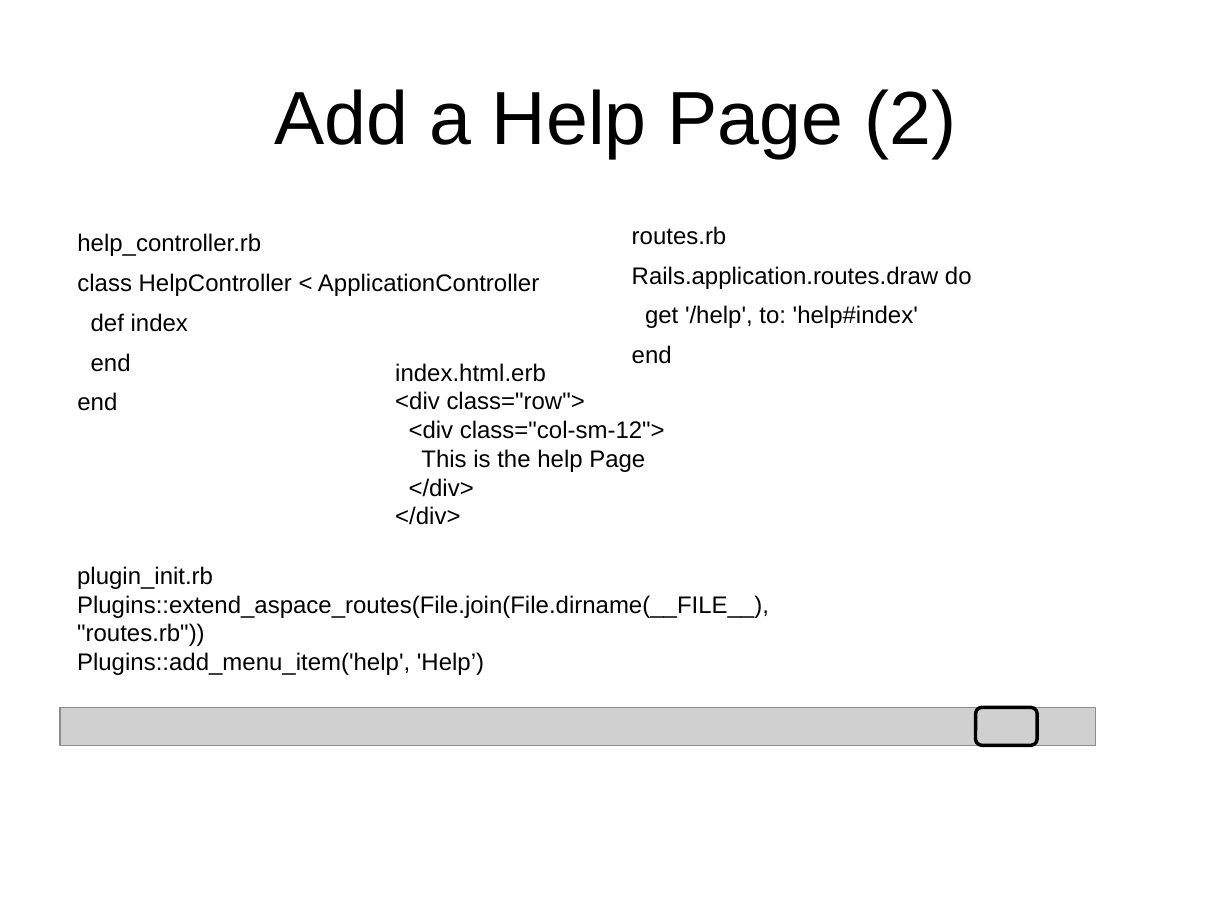
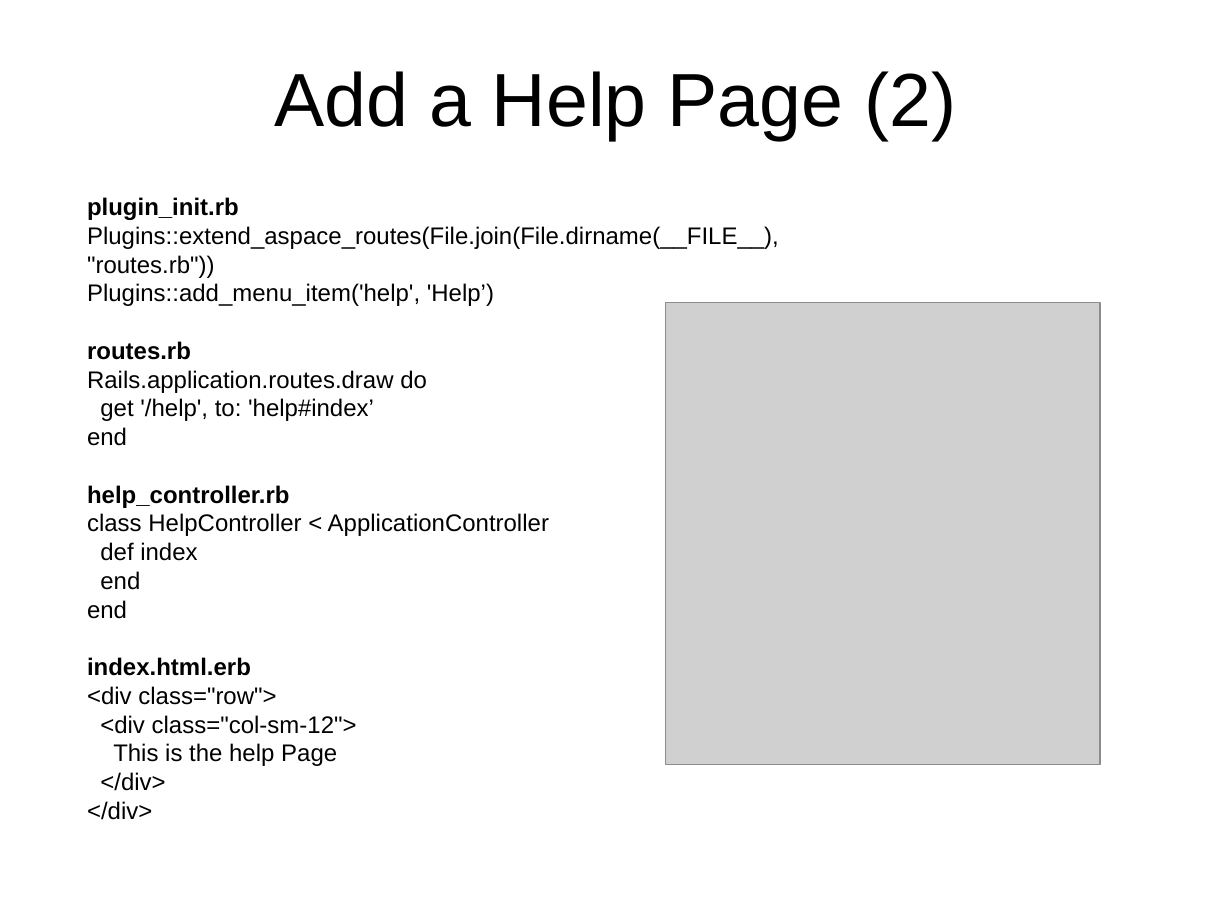
Before and after one commit to archivesspace/tech-docs, a slide deck: slide 33 of customization/customizing_PUI_examples/OnlineForumCustomizing.pptx (slide 32 before the commit). Drawn at 1232x924 pixels with LibreOffice and Linux fonts; fonts in the diff are those of the drawing; grey boxes stand for pictures; background and template pictures are left out. Boxes give left, top, right and bottom in pixels: in the first picture for what was removed or moved away, otherwise in the second. Text is boxed around its words. In the diff, an @@ line names an element or a change of style, - is before the commit and + after.

```diff
--- a/customization/customizing_PUI_examples/OnlineForumCustomizing.pptx
+++ b/customization/customizing_PUI_examples/OnlineForumCustomizing.pptx
@@ title "Add a Help Page (2)": place and size @@
-title "Add a Help Page (2)" at (275, 89, 956, 158)
+title "Add a Help Page (2)" at (275, 71, 956, 141)
@@ text "plugin_init.rb": place and size @@
-text "plugin_init.rb" at (77, 566, 769, 675)
+text "plugin_init.rb" at (87, 197, 779, 820)
@@ text at (87, 197, 239, 220): bold on in "plugin_init.rb" @@
@@ text removed at (77, 233, 539, 411) @@
-help_controller.rb
-class HelpController < ApplicationController
-def index
-end
-end
@@ text removed at (632, 226, 972, 364) @@
-routes.rb
-Rails.application.routes.draw do
-get '/help', to: 'help#index'
-end
@@ picture added at (665, 302, 1100, 764) @@
@@ text at (87, 341, 549, 820): paragraphs added @@
+routes.rb
+Rails.application.routes.draw do
+get '/help', to: 'help#index’
+end
+help_controller.rb
+class HelpController < ApplicationController
+def index
+end
+end
+index.html.erb
+<div class="row">
+<div class="col-sm-12">
+This is the help Page
+</div>
+</div>
@@ text removed at (395, 363, 665, 525) @@
-index.html.erb
-<div class="row">
-<div class="col-sm-12">
-This is the help Page
-</div>
-</div>
@@ picture removed at (60, 707, 1096, 745) @@
@@ rounded rectangle removed at (976, 707, 1037, 745) @@
```
Also in this commit, not shown: 27 other slides changed, 6 slides added, 1 slide removed, 2 other files.
